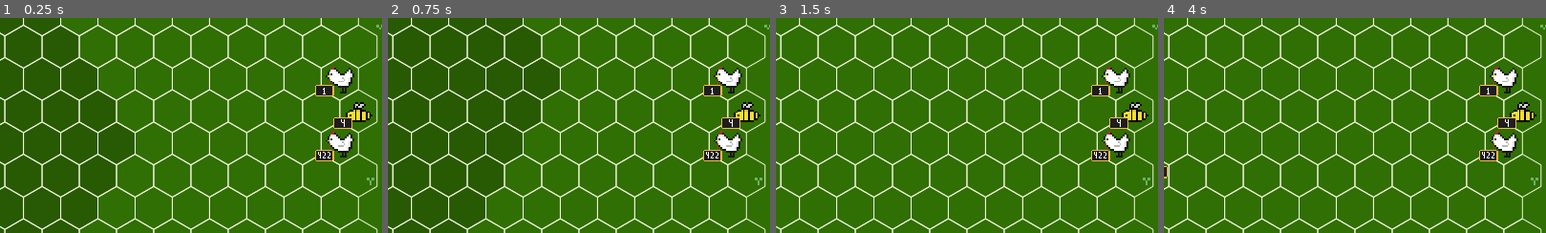
Above: before the commit, frames 1-4 (left to right).
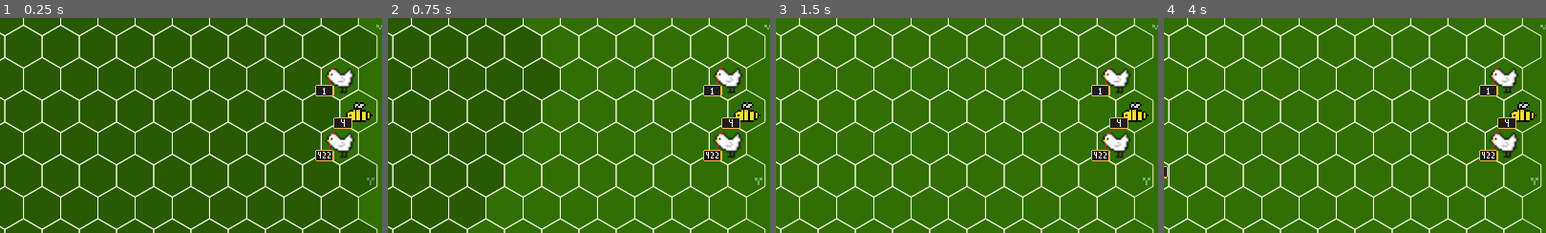
Above: after the commit, the same moments.

Repository: jerome-ceccato/HommLite
Game: Godot game, scene res://combat/CombatScene.tscn
The game is run twice, just before and just after one commit, with the same random seed, the same clock (stepped at 60 frames per second) and the same inputs.
Inputs (mouse positions are % of the whole screen's width and height, from its top left):
- Up to frame 1 (0.25 s): no input
- Up to frame 2 (0.75 s): tap Enter at 0.5 s; move the mouse to (50, 94) at 0.52 s; hold W (combat_wait) from 0.53 s (still down); click (50, 94) at 0.67 s
- Up to frame 3 (1.5 s): tap Space at 1.25 s; move the mouse to (30, 55) at 1.27 s; release W (combat_wait) at 1.28 s; tap Shift at 1.35 s; click (30, 55) at 1.42 s
- Up to frame 4 (4 s): move the mouse to (60, 28) at 2.02 s; hold W (combat_wait) 2.03-2.78 s; click (60, 28) at 2.17 s; tap Enter at 2.75 s; move the mouse to (45, 70) at 2.77 s; tap Shift at 2.85 s; click (45, 70) at 2.92 s; move the mouse to (80, 65) at 3.52 s; hold W (combat_wait) from 3.53 s (still down); click (80, 65) at 3.67 s
The pictures show only the part of the screen within x 35-85%, y 27-77%; the shares and areas given below are measured in that part.

The runs differ from the first frame. In frame 1, 0.6% of the frame differs, in the area x 85-98%, y 22-78%; in frame 2, 0.6%; in frame 3, 0.6%; in frame 4, 0.6%.

Commit message:
icons

Diff:
--- a/hommlite/combat/data/UnitFactory.gd
+++ b/hommlite/combat/data/UnitFactory.gd
@@ -4,7 +4,7 @@
 	return UnitData.new("chicken", "chicken", "chickens", 5, 5, false, 1, 1, 1)
 
 static func uchicken() -> UnitData:
-	return UnitData.new("uchicken", "blue chicken", "blue chickens", 6, 8, false, 5, 5, 5)
+	return UnitData.new("uchicken", "blue chicken", "blue chickens", 15, 8, false, 5, 5, 5)
 
 static func bee() -> UnitData:
 	return UnitData.new("bee", "bee", "bees", 7, 7, true, 3, 4, 15)
--- a/hommlite/combat/ui/Cursor.gd
+++ b/hommlite/combat/ui/Cursor.gd
@@ -19,7 +19,7 @@
 			CursorState.Action.UNREACHABLE_CELL, CursorState.Action.UNREACHABLE_STACK:
 				Input.set_custom_mouse_cursor(_forbidden, Input.CURSOR_ARROW, Vector2(16,16))
 			CursorState.Action.REACHABLE_CELL:
-				Input.set_custom_mouse_cursor(_move)
+				Input.set_custom_mouse_cursor(_move, Input.CURSOR_ARROW, Vector2(16,16))
 			CursorState.Action.REACHABLE_STACK:
 				Input.set_custom_mouse_cursor(_attack)
 	else:
--- a/hommlite/combat/ui/stacks/units/uchicken.tscn
+++ b/hommlite/combat/ui/stacks/units/uchicken.tscn
@@ -1,8 +1,11 @@
-[gd_scene load_steps=6 format=2]
+[gd_scene load_steps=9 format=2]
 
 [ext_resource path="res://combat/ui/stacks/units/_stack.tscn" type="PackedScene" id=1]
-[ext_resource path="res://assets/combat/units/uchicken.png" type="Texture" id=2]
+[ext_resource path="res://assets/combat/units/uchicken1.png" type="Texture" id=2]
 [ext_resource path="res://assets/combat/unit.shader" type="Shader" id=3]
+[ext_resource path="res://assets/combat/units/uchicken4.png" type="Texture" id=4]
+[ext_resource path="res://assets/combat/units/uchicken3.png" type="Texture" id=5]
+[ext_resource path="res://assets/combat/units/uchicken2.png" type="Texture" id=6]
 
 [sub_resource type="ShaderMaterial" id=1]
 resource_local_to_scene = true
@@ -13,7 +16,7 @@
 
 [sub_resource type="SpriteFrames" id=2]
 animations = [ {
-"frames": [ ExtResource( 2 ) ],
+"frames": [ ExtResource( 2 ), ExtResource( 6 ), ExtResource( 5 ), ExtResource( 4 ) ],
 "loop": true,
 "name": "default",
 "speed": 5.0
Binary file changed: hommlite/assets/combat/cursor/cursor-forbidden.png
Binary file changed: hommlite/assets/combat/cursor/cursor-move.png
Binary file changed: hommlite/assets/combat/cursor/cursor-sword.png
Binary file removed: hommlite/assets/combat/units/uchicken.png
Binary file added: hommlite/assets/combat/units/uchicken1.png
Not shown, added: hommlite/assets/combat/units/uchicken1.png.import
Binary file added: hommlite/assets/combat/units/uchicken2.png
Not shown, changed: hommlite/assets/combat/units/uchicken2.png.import
Binary file added: hommlite/assets/combat/units/uchicken3.png
Not shown, added: hommlite/assets/combat/units/uchicken3.png.import
Binary file added: hommlite/assets/combat/units/uchicken4.png
Not shown, added: hommlite/assets/combat/units/uchicken4.png.import
(and 2 more such lines)
